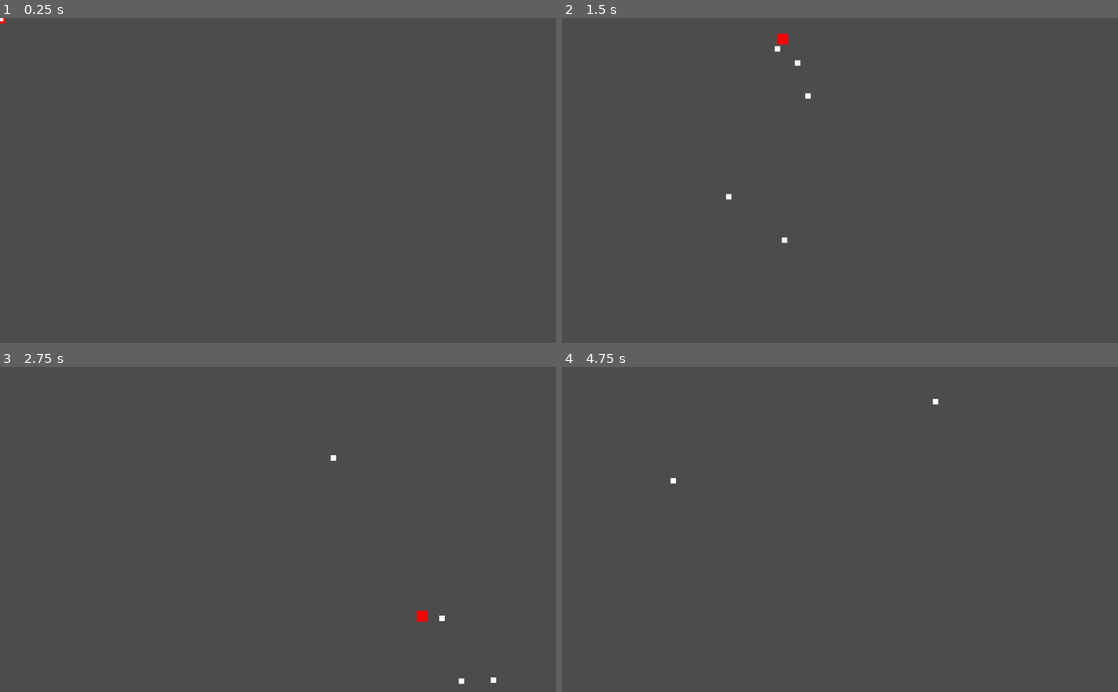
Above: before the commit, frames 1-4 (two rows, left to right).
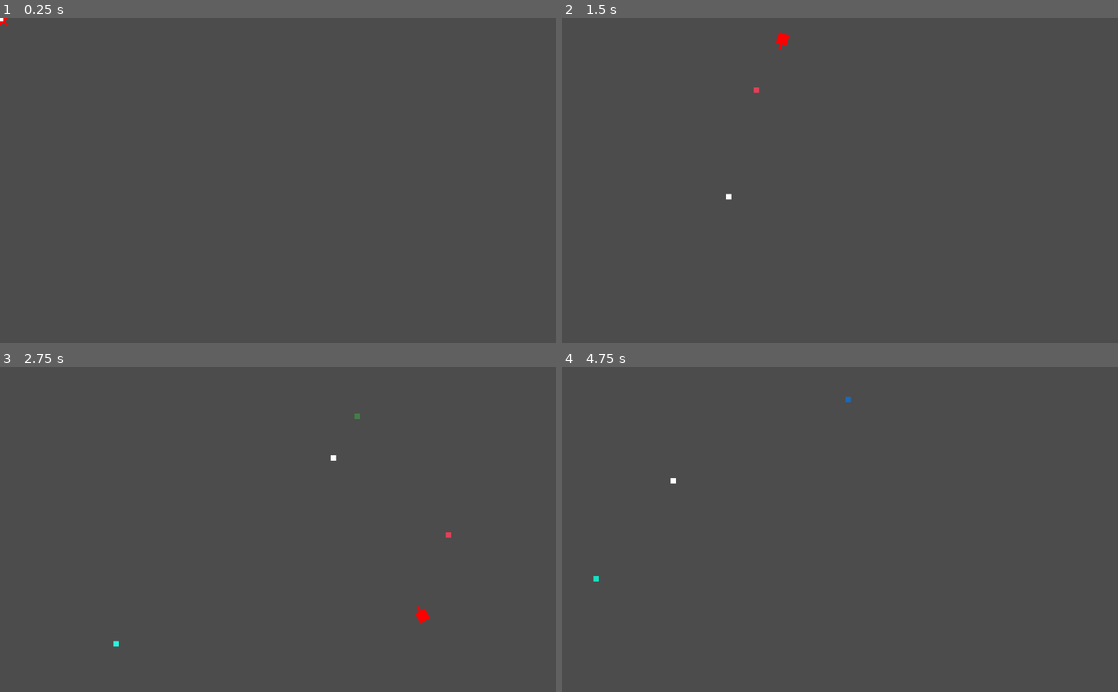
Above: after the commit, the same moments.

Repository: kevinruscoe/godot-top-down-shooter
Game: Godot game, scene res://Scenes/Level.tscn
The game is run twice, just before and just after one commit, with the same random seed, the same clock (stepped at 60 frames per second) and the same inputs.
Inputs (mouse positions are in pixels of both pictures, inside the frame that each line leads up to):
- Up to frame 1 (0.25 s): no input
- Up to frame 2 (1.5 s): tap Enter (ui_accept) at 0.5, 0.77, 0.8, 1.07, 1.35 s; move the mouse to (962, 164) at 0.52 s; hold Right (ui_right) 0.53-1.28 s; click (962, 164) at 0.6 s; move the mouse to (728, 196) at 1.27 s; hold Down (ui_down) from 1.28 s (still down)
- Up to frame 3 (2.75 s): tap Enter (ui_accept) at 1.52, 1.82, 2.3 s; click (166, 545) at 1.55 s; move the mouse to (333, 458) at 2.02 s; release Down (ui_down) at 2.03 s; hold Right (ui_right) from 2.03 s (still down); click (333, 458) at 2.1 s
- Up to frame 4 (4.75 s): move the mouse to (812, 594) at 2.77 s; release Right (ui_right) at 2.78 s; hold Up (ui_up) 2.78-3.53 s; click (812, 594) at 2.85 s; tap Enter (ui_accept) at 3.02, 3.32, 3.6, 3.77, 4.07, 4.52 s; move the mouse to (1006, 578) at 3.52 s; hold Left (ui_left) from 3.53 s (still down); move the mouse to (673, 480) at 4.27 s; click (673, 480) at 4.35 s

The runs differ from the first frame. In frame 1, less than 0.1% of the frame differs, in the area x 0-2%, y 0-3%; in frame 2, 0.1%; in frame 3, 0.1%, in the area x 20-90%, y 14-98%; in frame 4, less than 0.1%.

Commit message:
fix spread

Diff:
--- a/Bullet.gd
+++ b/Bullet.gd
@@ -1,32 +1,48 @@
 extends Node2D
 
-var speed: float = 10.0
+var mouse_location: Vector2 = Vector2.ZERO
 var velocity: Vector2 = Vector2.ZERO
-var target: Vector2 = Vector2.ZERO
+var speed: float = 400.0
+var spread: Vector2 = Vector2(400, 20)
 var accuracy: float = 1.0
-var max_spread: float = 100.0
-var living_for: float = 2.0
+var lifespan: float = 5.0
+var color: Color
+
+func _ready():
+	color = Color(rand_range(0, 1), rand_range(0, 1), rand_range(0, 1), 1)
+	set_modulate(color)
 
 func _physics_process(delta):
-	if target.length() > 0:
-		velocity = velocity.move_toward(target, delta).normalized() * speed
-		position = position + velocity
-		living_for -= delta
+	#position += velocity * delta * speed
+	set_position(get_position() + (velocity * delta * speed))
 
-		if living_for <= 0:
-			queue_free()
+	lifespan -= delta
+
+	if lifespan <= 0:
+		queue_free()
 
 func set_accuracy(_accuracy: float):
 	accuracy = _accuracy
 
-func fire(from: Vector2):
-	set_position(from)
-	target = get_global_mouse_position()
+func fire(origin: Vector2):
+	mouse_location = get_global_mouse_position()
+
+	var angle_to_mouse = rad2deg(origin.angle_to_point(mouse_location)) + 180
+
+	var target = origin
+	target.y += spread.x * sin(deg2rad(angle_to_mouse))
+	target.x += spread.x * cos(deg2rad(angle_to_mouse))
+
+	velocity = -(origin - target)
 
 	# get accuracy, if 1.0 it'll hit 100% of the time, if .5, it'll hit 50%.
 	# spread is the min and max distance from the target it could hit
 	# accuracy dependant
-	var spread = max_spread - max_spread * accuracy
+	spread.y -= spread.y * accuracy
 
-	target.x = rand_range(target.x - spread, target.x + spread)
-	target.y = rand_range(target.y - spread, target.y + spread)
+	velocity.x = rand_range(velocity.x - spread.y, velocity.x + spread.y)
+	velocity.y = rand_range(velocity.y - spread.y, velocity.y + spread.y)
+
+	velocity = velocity.normalized()
+
+	set_position(origin)
--- a/Cursor.gd
+++ b/Cursor.gd
@@ -8,7 +8,7 @@
 
 # Called when the node enters the scene tree for the first time.
 func _ready():
-	Input.set_mouse_mode(Input.MOUSE_MODE_HIDDEN)
+	#Input.set_mouse_mode(Input.MOUSE_MODE_HIDDEN)
 
 	pass # Replace with function body.
 
--- a/Player.gd
+++ b/Player.gd
@@ -27,15 +27,15 @@
 	velocity = velocity.clamped(MAX_SPEED)
 
 func handle_weapons():
-	if Input.is_action_just_pressed("ui_accept"):
-
+	if Input.is_action_just_pressed("ui_shoot"):
 		var bullet = BULLET_SCENE.instance()
 		get_parent().add_child(bullet)
-
-		bullet.set_accuracy(1)
-		bullet.fire(position)
+		bullet.set_accuracy(0)
+		bullet.fire($Muzzle.global_position)
 
 func handle_movement(delta):
+	look_at(get_global_mouse_position())
+
 	var axis = get_input_axis()
 
 	if axis == Vector2.ZERO:
--- a/Scenes/Level.tscn
+++ b/Scenes/Level.tscn
@@ -23,6 +23,19 @@
 "_edit_use_anchors_": false
 }
 
+[node name="ColorRect" type="ColorRect" parent="Player/ColorRect"]
+margin_left = 20.0
+margin_top = 8.0
+margin_right = 30.0
+margin_bottom = 12.0
+color = Color( 1, 0, 0, 1 )
+__meta__ = {
+"_edit_use_anchors_": false
+}
+
+[node name="Muzzle" type="Node2D" parent="Player"]
+position = Vector2( 30, 0 )
+
 [node name="Cursor" type="Node2D" parent="."]
 script = ExtResource( 3 )
 
--- a/project.godot
+++ b/project.godot
@@ -44,6 +44,11 @@
 , Object(InputEventKey,"resource_local_to_scene":false,"resource_name":"","device":0,"alt":false,"shift":false,"control":false,"meta":false,"command":false,"pressed":false,"scancode":83,"unicode":0,"echo":false,"script":null)
  ]
 }
+ui_shoot={
+"deadzone": 0.5,
+"events": [ Object(InputEventMouseButton,"resource_local_to_scene":false,"resource_name":"","device":0,"alt":false,"shift":false,"control":false,"meta":false,"command":false,"button_mask":0,"position":Vector2( 0, 0 ),"global_position":Vector2( 0, 0 ),"factor":1.0,"button_index":1,"pressed":false,"doubleclick":false,"script":null)
+ ]
+}
 
 [physics]
 
